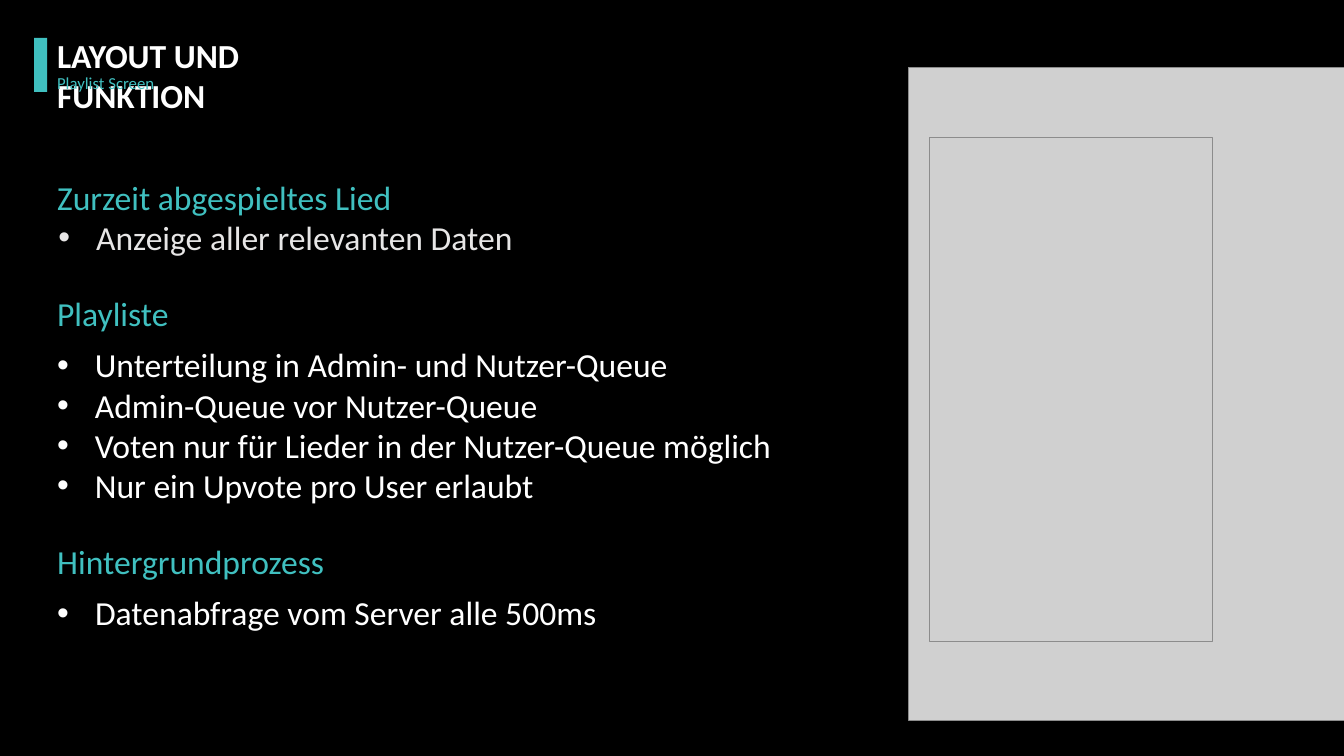
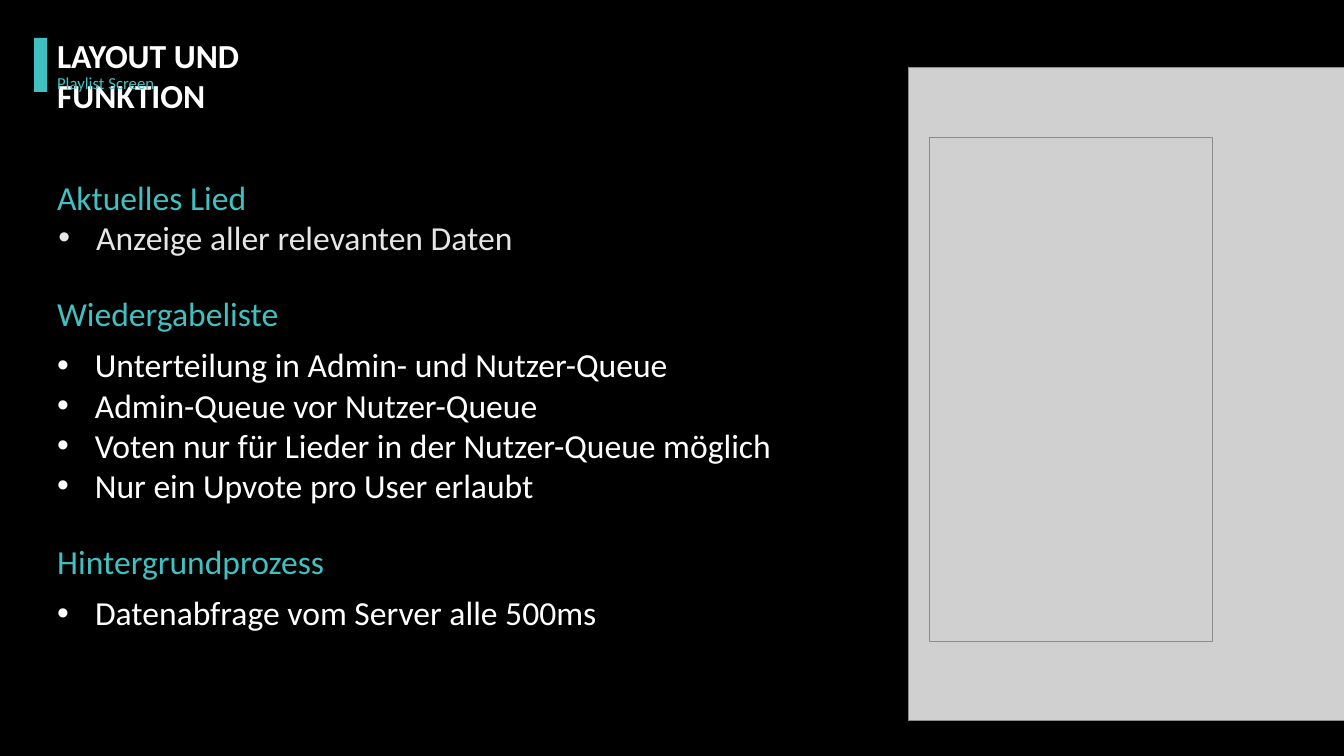
Before and after one commit to pagdot/Jukebox-App, a slide deck: slide 12 of doc/Mobile/Präsentation/Präsentation.pptx. Drawn at 1344x756 pixels with LibreOffice and Linux fonts; fonts in the diff are those of the drawing; grey boxes stand for pictures; background and template pictures are left out. Boxes give left, top, right and bottom in pixels: in the first picture for what was removed or moved away, otherwise in the second. Text is boxed around its words. In the diff, an @@ line names an element or a change of style, - is before the commit and + after.

```diff
--- a/doc/Mobile/Präsentation/Präsentation.pptx
+++ b/doc/Mobile/Präsentation/Präsentation.pptx
@@ text at <box>57,186,246,211</box>: text changed @@
-Zurzeit abgespieltes Lied
+Aktuelles Lied
@@ text at <box>57,302,278,332</box>: text changed @@
-Playliste
+Wiedergabeliste
```
Also in this commit, not shown: 4 other slides changed.
